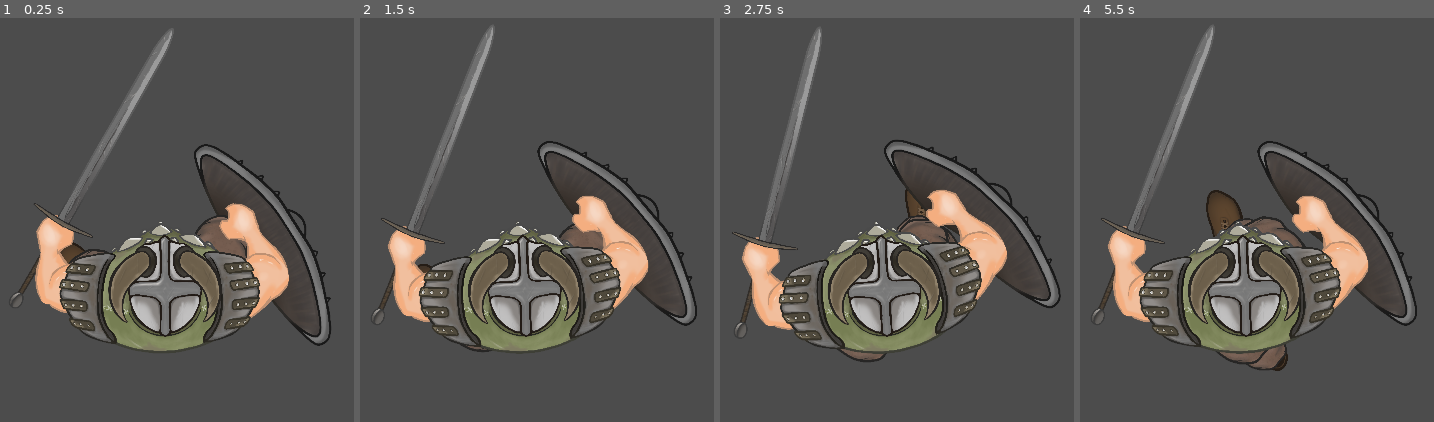
Above: before the commit, frames 1-4 (left to right).
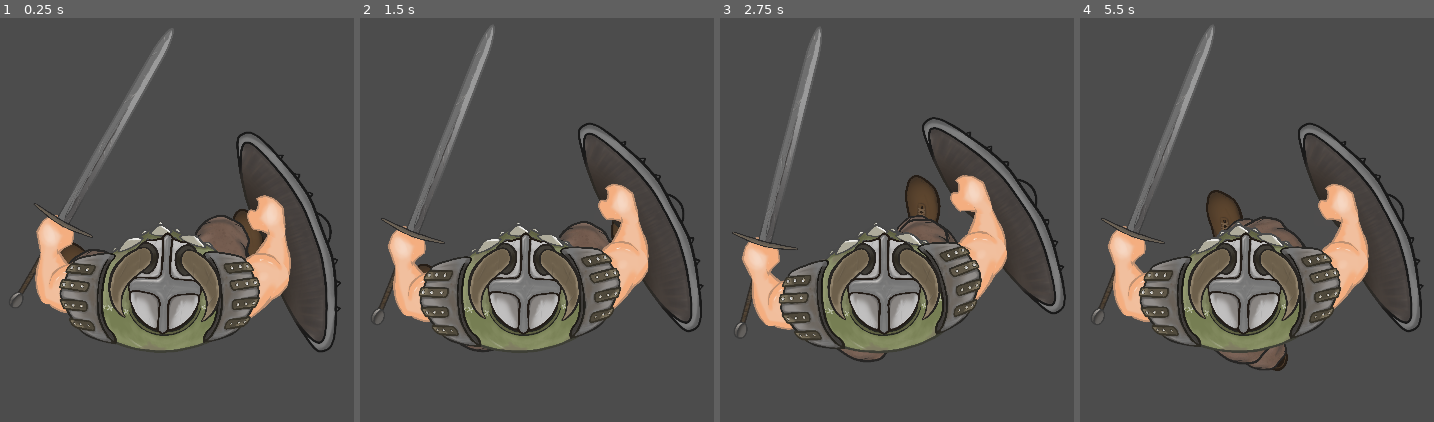
Above: after the commit, the same moments.

Repository: mikeask/Projeto-HandsOn-Facamp
Game: Godot game, scene res://ScenesTest/Daniel_CharAnimation.tscn
Same seed, same stepped clock (60 frames per second), same inputs: the game is played once before the commit and once after it. The project has no main scene, so this scene is started directly.
Inputs (mouse positions are in pixels of both pictures, inside the frame that each line leads up to):
- Up to frame 1 (0.25 s): no input
- Up to frame 2 (1.5 s): move the mouse to (710, 215) at 0.52 s; hold D (direita) 0.53-1.28 s; click (710, 215) at 0.67 s; move the mouse to (374, 260) at 1.27 s; hold S (baixo) from 1.28 s (still down)
- Up to frame 3 (2.75 s): move the mouse to (974, 139) at 2.02 s; release S (baixo) at 2.03 s; hold D (direita) from 2.03 s (still down)
- Up to frame 4 (5.5 s): move the mouse to (1214, 325) at 2.77 s; release D (direita) at 2.78 s; hold W (cima) 2.78-3.53 s; click (1214, 325) at 2.92 s; move the mouse to (outside the picture) at 3.52 s; hold A (esquerda) 3.53-5.03 s; move the mouse to (outside the picture) at 4.27 s; move the mouse to (1295, 236) at 5.02 s; hold S (baixo) from 5.03 s (still down); click (1295, 236) at 5.17 s

The runs differ from the first frame. In frame 1, 8.5% of the frame differs, in the area x 29-97%, y 28-83%; in frame 2, 8.6%; in frame 3, 8.6%; in frame 4, 8.7%, in the area x 29-98%, y 25-84%.

Commit message:
Animation Update

Diff:
--- a/Characters/Human.tscn
+++ b/Characters/Human.tscn
@@ -18,7 +18,7 @@
 
 resource_name = "Idle"
 length = 1.0
-loop = false
+loop = true
 step = 0.1
 tracks/0/type = "value"
 tracks/0/path = NodePath("Bottom/Leg01:position")
@@ -1363,20 +1363,20 @@
 "values": [ Vector2( -576.408, -7.35306 ), Vector2( -576.408, -7.35306 ) ]
 }
 
-[node name="Human" type="Node2D"]
+[node name="Human" type="Node2D" index="0"]
 
 script = ExtResource( 1 )
 _sections_unfolded = [ "Transform" ]
 
 [node name="Top" type="Node2D" parent="." index="0"]
 
-rotation = -0.139626
+rotation = -0.0680877
 _sections_unfolded = [ "Animation", "Transform" ]
 
 [node name="Helmet" type="Sprite" parent="Top" index="0"]
 
-position = Vector2( -0.103263, -43.078 )
-rotation = 0.0610417
+position = Vector2( 0.81885, -49.0478 )
+rotation = 0.123956
 scale = Vector2( 0.156884, 0.156884 )
 z_index = 15
 texture = ExtResource( 2 )
@@ -1385,8 +1385,8 @@
 [node name="LArm" type="Node2D" parent="Top" index="1"]
 
 editor/display_folded = true
-position = Vector2( -156.584, 9.84113 )
-rotation = -0.660064
+position = Vector2( -164.531, -5.12076 )
+rotation = -0.373031
 _sections_unfolded = [ "Transform" ]
 
 [node name="ArmUp" type="Sprite" parent="Top/LArm" index="0"]
@@ -1402,8 +1402,8 @@
 
 [node name="ShoulderPlate01" type="Sprite" parent="Top/LArm/ArmUp" index="0"]
 
-position = Vector2( 41.5072, 187.351 )
-rotation = -0.0849535
+position = Vector2( 46.8509, 191.457 )
+rotation = -0.208391
 scale = Vector2( 0.951236, 0.951236 )
 z_index = 11
 z_as_relative = false
@@ -1422,8 +1422,8 @@
 
 [node name="Hand" type="Sprite" parent="Top/LArm/ArmUp/ArmDown" index="0"]
 
-position = Vector2( -161.994, -463.555 )
-rotation = 2.98024e-008
+position = Vector2( -158.365, -463.777 )
+rotation = -0.00520358
 z_index = 2
 texture = ExtResource( 6 )
 flip_h = true
@@ -1448,8 +1448,8 @@
 [node name="RArm" type="Node2D" parent="Top" index="2"]
 
 editor/display_folded = true
-position = Vector2( 166.122, -120.541 )
-rotation = -0.295201
+position = Vector2( 169.21, -84.9794 )
+rotation = -0.0402614
 _sections_unfolded = [ "Offset", "Region", "Transform", "Z Index" ]
 
 [node name="ArmUp" type="Sprite" parent="Top/RArm" index="0"]
@@ -1464,8 +1464,8 @@
 
 [node name="ShoulderPlate02" type="Sprite" parent="Top/RArm/ArmUp" index="0"]
 
-position = Vector2( -310.583, 35.569 )
-rotation = 0.63886
+position = Vector2( -269.281, 35.7159 )
+rotation = 0.597944
 scale = Vector2( 0.951236, 0.951236 )
 z_index = 11
 z_as_relative = false
@@ -1475,8 +1475,8 @@
 
 [node name="ArmDown" type="Sprite" parent="Top/RArm/ArmUp" index="1"]
 
-position = Vector2( 406.876, 194.255 )
-rotation = -0.137127
+position = Vector2( 434.705, 173.155 )
+rotation = 0.425196
 z_index = 3
 z_as_relative = false
 texture = ExtResource( 5 )
@@ -1485,8 +1485,8 @@
 
 [node name="Hand" type="Sprite" parent="Top/RArm/ArmUp/ArmDown" index="0"]
 
-position = Vector2( 243.678, -778.083 )
-rotation = 0.0445955
+position = Vector2( 175.433, -758.472 )
+rotation = -0.309187
 z_index = 2
 texture = ExtResource( 6 )
 _sections_unfolded = [ "Transform", "Z Index" ]
@@ -1505,7 +1505,7 @@
 
 position = Vector2( -3.8215, -44.7139 )
 rotation = 0.0169067
-scale = Vector2( 0.162956, 0.162956 )
+scale = Vector2( 0.16143, 0.16143 )
 z_index = 9
 texture = ExtResource( 10 )
 _sections_unfolded = [ "Transform", "Z Index" ]
@@ -1519,8 +1519,8 @@
 
 [node name="Leg01" type="Sprite" parent="Bottom" index="0"]
 
-position = Vector2( 77.5344, 76.4828 )
-rotation = -0.00889814
+position = Vector2( 186.543, -49.5512 )
+rotation = 0.38258
 scale = Vector2( 0.154296, 0.154296 )
 z_index = 2
 z_as_relative = false
@@ -1529,8 +1529,8 @@
 
 [node name="Shin2" type="Sprite" parent="Bottom/Leg01" index="0"]
 
-position = Vector2( 27.827, 301.865 )
-rotation = 0.371234
+position = Vector2( 91.7998, 98.5669 )
+rotation = -0.229073
 scale = Vector2( 0.789394, 0.789394 )
 z_index = 1
 z_as_relative = false
@@ -1539,8 +1539,8 @@
 
 [node name="Shoes02" type="Sprite" parent="Bottom/Leg01" index="1"]
 
-position = Vector2( 305.971, 219.572 )
-rotation = 0.476559
+position = Vector2( 293.522, -43.5238 )
+rotation = -0.0822467
 z_as_relative = false
 texture = ExtResource( 12 )
 flip_h = true
@@ -1548,8 +1548,8 @@
 
 [node name="Leg02" type="Sprite" parent="Bottom" index="1"]
 
-position = Vector2( -47.4734, -91.8157 )
-rotation = -0.189842
+position = Vector2( -97.579, -85.7086 )
+rotation = -0.553502
 scale = Vector2( 0.154296, 0.154296 )
 z_index = 2
 z_as_relative = false
@@ -1558,8 +1558,8 @@
 
 [node name="Shin" type="Sprite" parent="Bottom/Leg02" index="0"]
 
-position = Vector2( -24.0108, 96.9452 )
-rotation = 1.49012e-008
+position = Vector2( -22.8428, -56.2368 )
+rotation = 0.143479
 scale = Vector2( 0.789394, 0.789394 )
 z_index = 1
 z_as_relative = false
@@ -1568,8 +1568,8 @@
 
 [node name="Shoes01" type="Sprite" parent="Bottom/Leg02" index="1"]
 
-position = Vector2( -13.7601, -518.372 )
-rotation = 0.485478
+position = Vector2( -30.8524, -204.093 )
+rotation = 0.149877
 z_as_relative = false
 texture = ExtResource( 12 )
 _sections_unfolded = [ "Transform", "Z Index" ]
@@ -1578,7 +1578,7 @@
 
 visible = false
 position = Vector2( 39.6221, -26.6618 )
-rotation = 0.400009
+rotation = 0.127868
 scale = Vector2( 0.169018, 0.169017 )
 z_index = 2
 texture = ExtResource( 13 )
